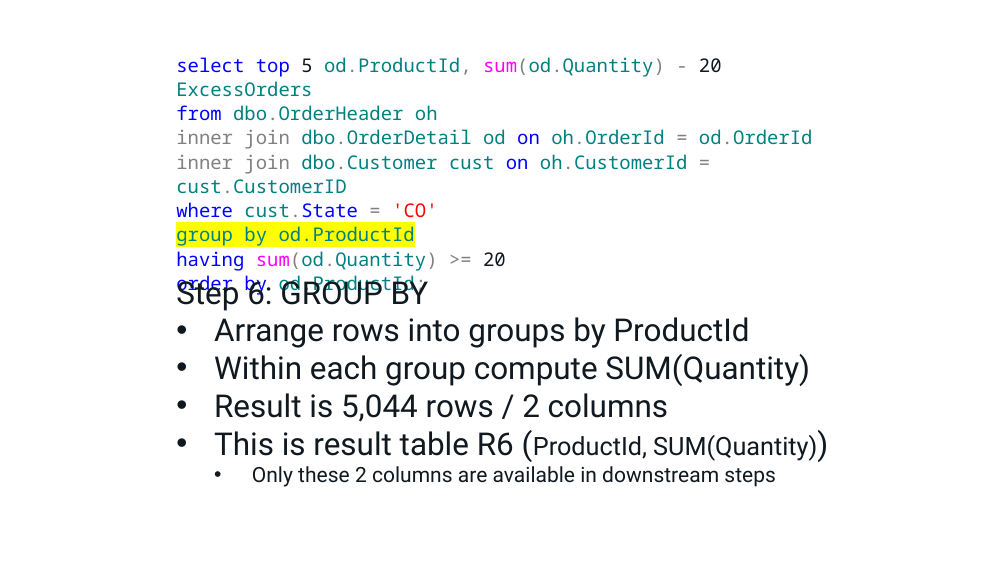
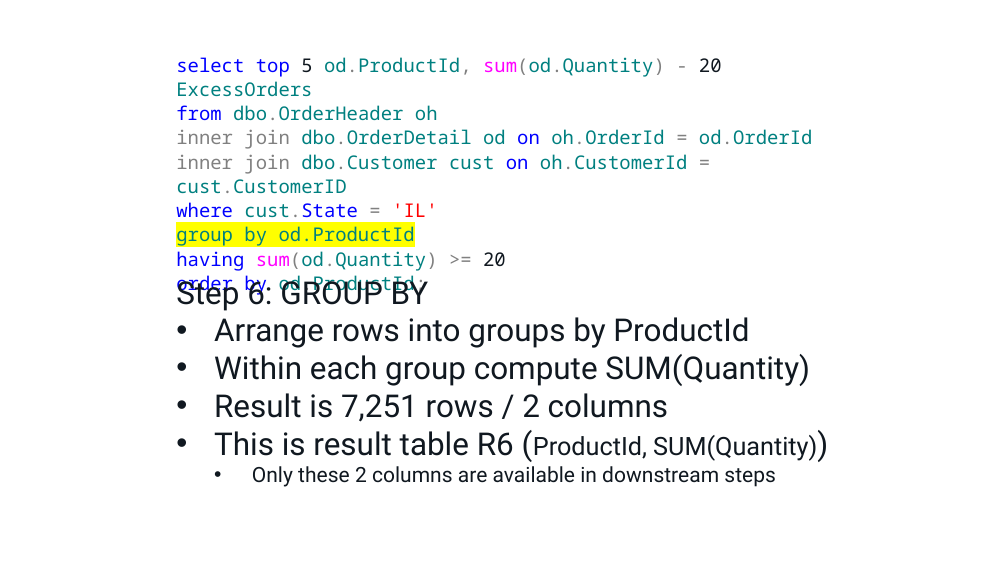
Before and after one commit to tf3604/OptimizerPresentation, a slide deck: slide 14 of Optimizer.pptx (slide 15 before the commit). Drawn at 1008x567 pixels with LibreOffice and Linux fonts; fonts in the diff are those of the drawing; background and template pictures are left out. Boxes give left, top, right and bottom in pixels: in the first picture for what was removed or moved away, otherwise in the second. Text is boxed around its words. In the diff, an @@ line names an element or a change of style, - is before the commit and + after.

```diff
--- a/Optimizer.pptx
+++ b/Optimizer.pptx
@@ text at box(176, 202, 437, 223): text changed @@
-where cust.State = 'CO'
+where cust.State = 'IL'
@@ text at box(214, 393, 668, 422): text changed @@
-• Result is 5,044 rows / 2 columns
+• Result is 7,251 rows / 2 columns
```
Also in this commit, not shown: 61 other slides changed, 1 slide removed.
